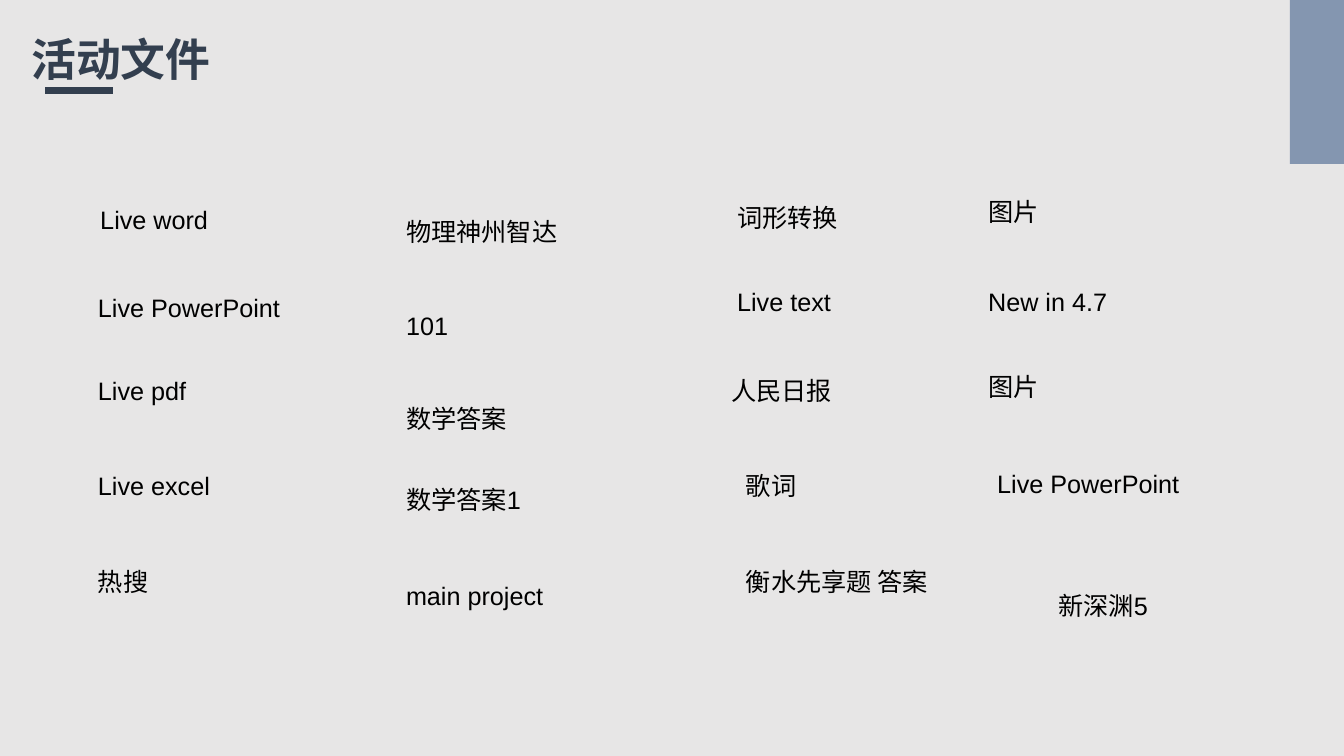
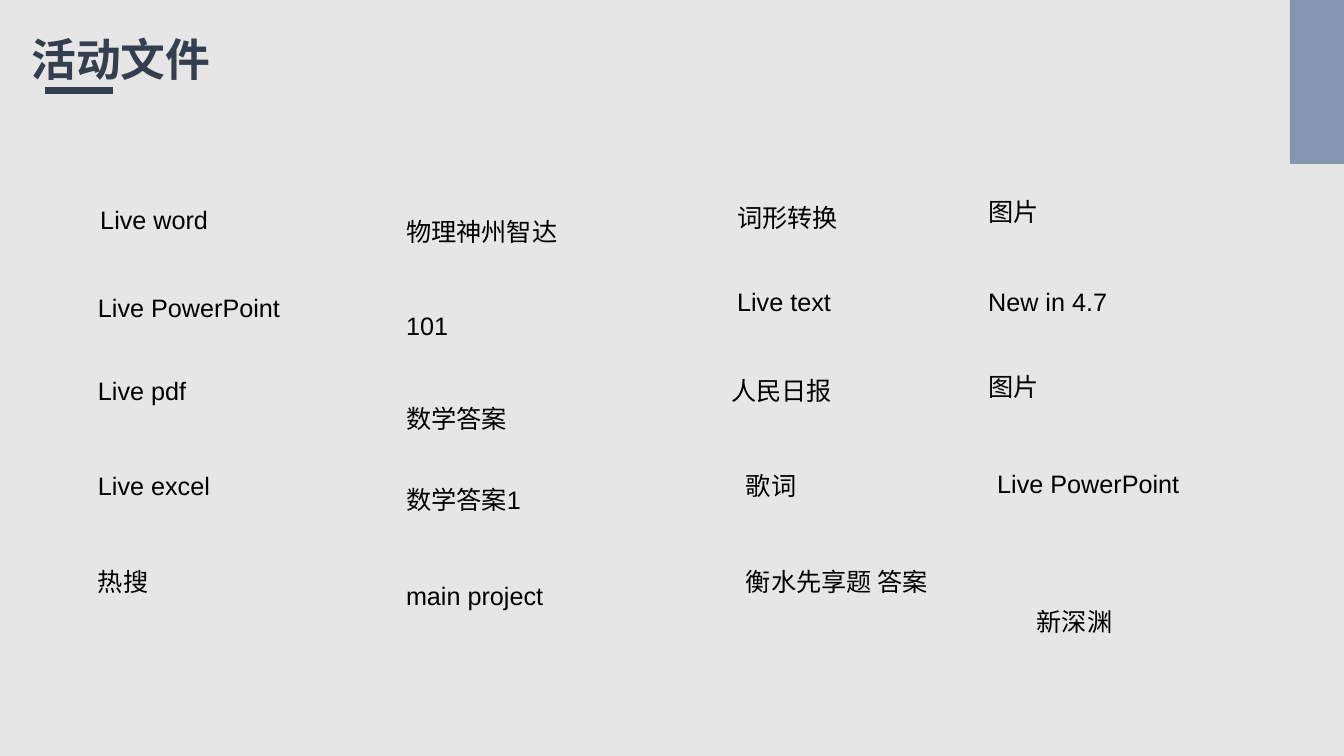
Before and after one commit to Bukehi/BukehiWeb, a slide deck: slide 4 of livefile/livepowerpoint.pptx. Drawn at 1344x756 pixels with LibreOffice and Linux fonts; fonts in the diff are those of the drawing. Boxes give left, top, right and bottom in pixels: in the first picture for what was removed or moved away, otherwise in the second. Text is boxed around its words. In the diff, an @@ line names an element or a change of style, - is before the commit and + after.

```diff
--- a/livefile/livepowerpoint.pptx
+++ b/livefile/livepowerpoint.pptx
@@ text at [1037, 610, 1113, 633]: text changed @@
-新深渊5
+新深渊
```
Also in this commit, not shown: 1 other file.
